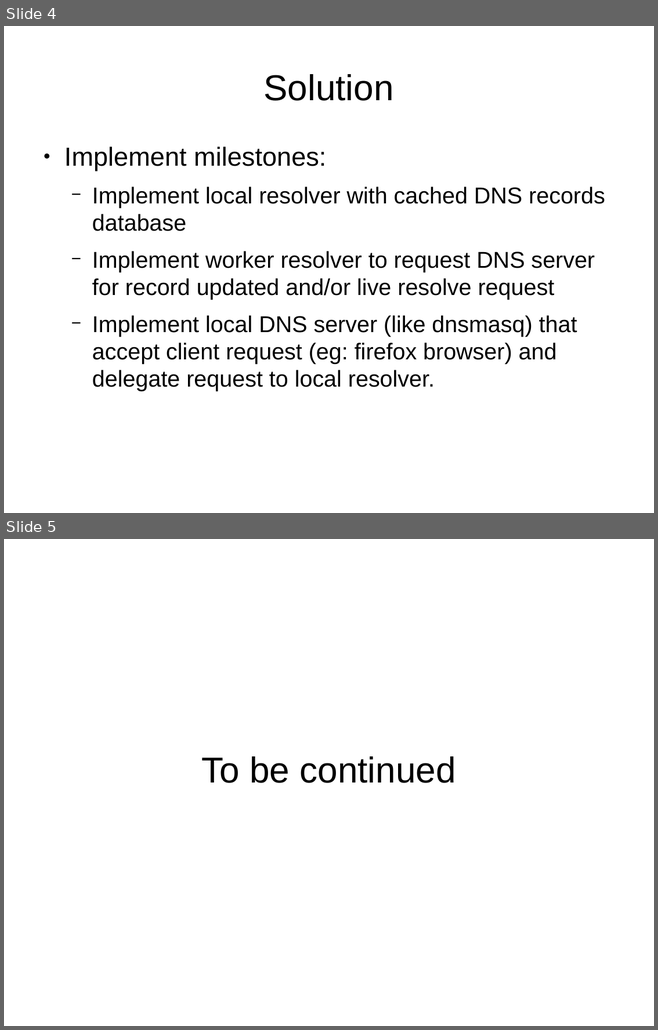
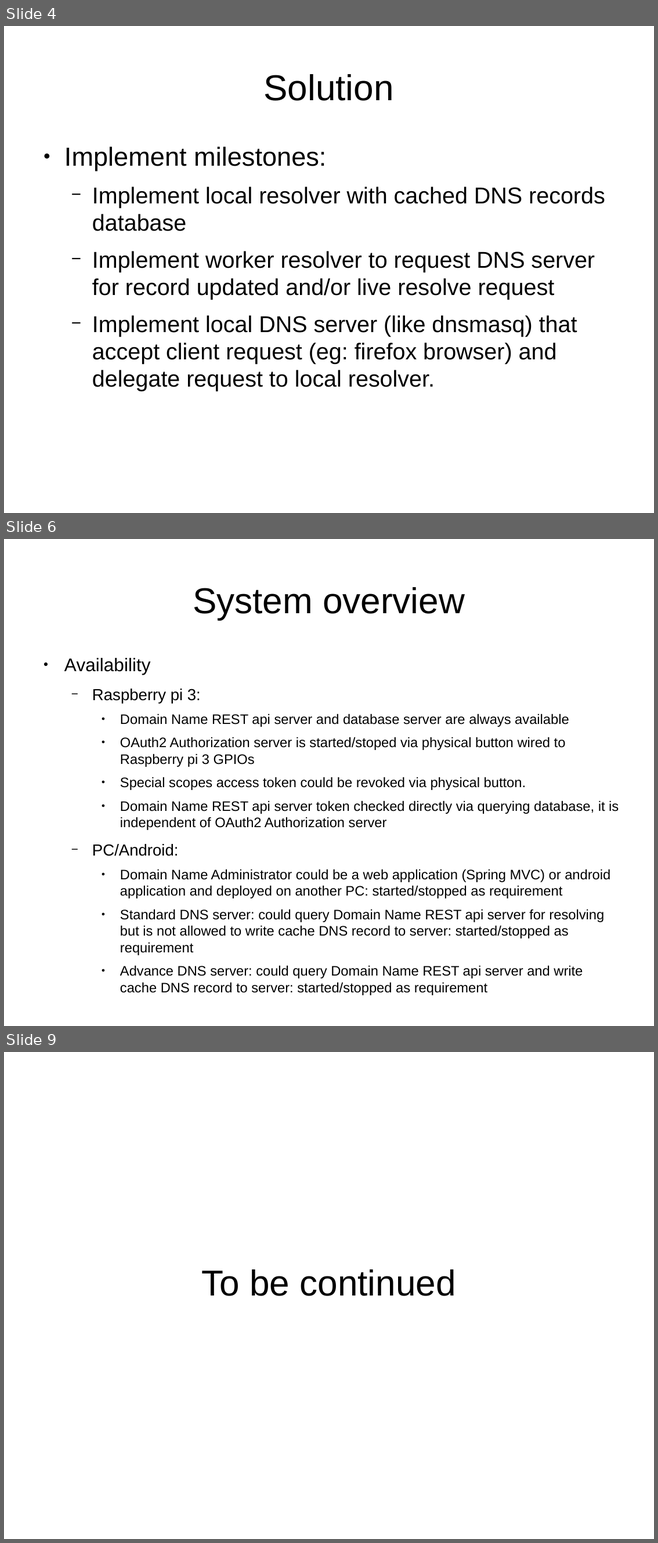
Before and after one commit to FanDakFai/dnsoverhttps, a slide deck: docs/OpenTrustDNSResolver.odp. Shown one above the other, each under a label of ours: slides 4 and 5 before the commit, slides 4, 6 and 9 after it; the slides between them are not shown. The pictures are 658x1030 and 658x1543 pixels, drawn with LibreOffice and Linux fonts; fonts in the diff are those of the drawing. Boxes give left, top, right and bottom in pixels: in the first picture for what was removed or moved away, otherwise in the second. Text is boxed around its words. In the diff, an @@ line names an element or a change of style, - is before the commit and + after.

Commit message:
[OpenTrustDNSResolver] update introduction document, add Authriation Server design (scope, and permission)

```diff
--- a/docs/OpenTrustDNSResolver.odp
+++ b/docs/OpenTrustDNSResolver.odp
@@ slide 6 added at (x1=4, y1=539, x2=654, y2=1026), background #FFFFFF @@
@@ title added at (x1=192, y1=587, x2=465, y2=620), 44 pt, text #000000 @@
+System overview
@@ text added at (x1=64, y1=658, x2=618, y2=995), 16.8 pt, text #000000 @@
+● Availability
+  − Raspberry pi 3:
+    ● Domain Name REST api server and database server are always available
+    ● OAuth2 Authorization server is started/stoped via physical button wired to Raspberry pi 3 GPIOs
+    ● Special scopes access token could be revoked via physical button.
+    ● Domain Name REST api server token checked directly via querying database, it is independent of OAuth2 Authorization server
+  − PC/Android:
+    ● Domain Name Administrator could be a web application (Spring MVC) or android application and deployed on another PC: started/stopped as requirement
+    ● Standard DNS server: could query Domain Name REST api server for resolving but is not allowed to write cache DNS record to server: started/stopped as requirement
+    ● Advance DNS server: could query Domain Name REST api server and write cache DNS record to server: started/stopped as requirement
@@ what was slide 5 is now slide 9 @@
```
Also in this commit, not shown: 3 other slides added.
